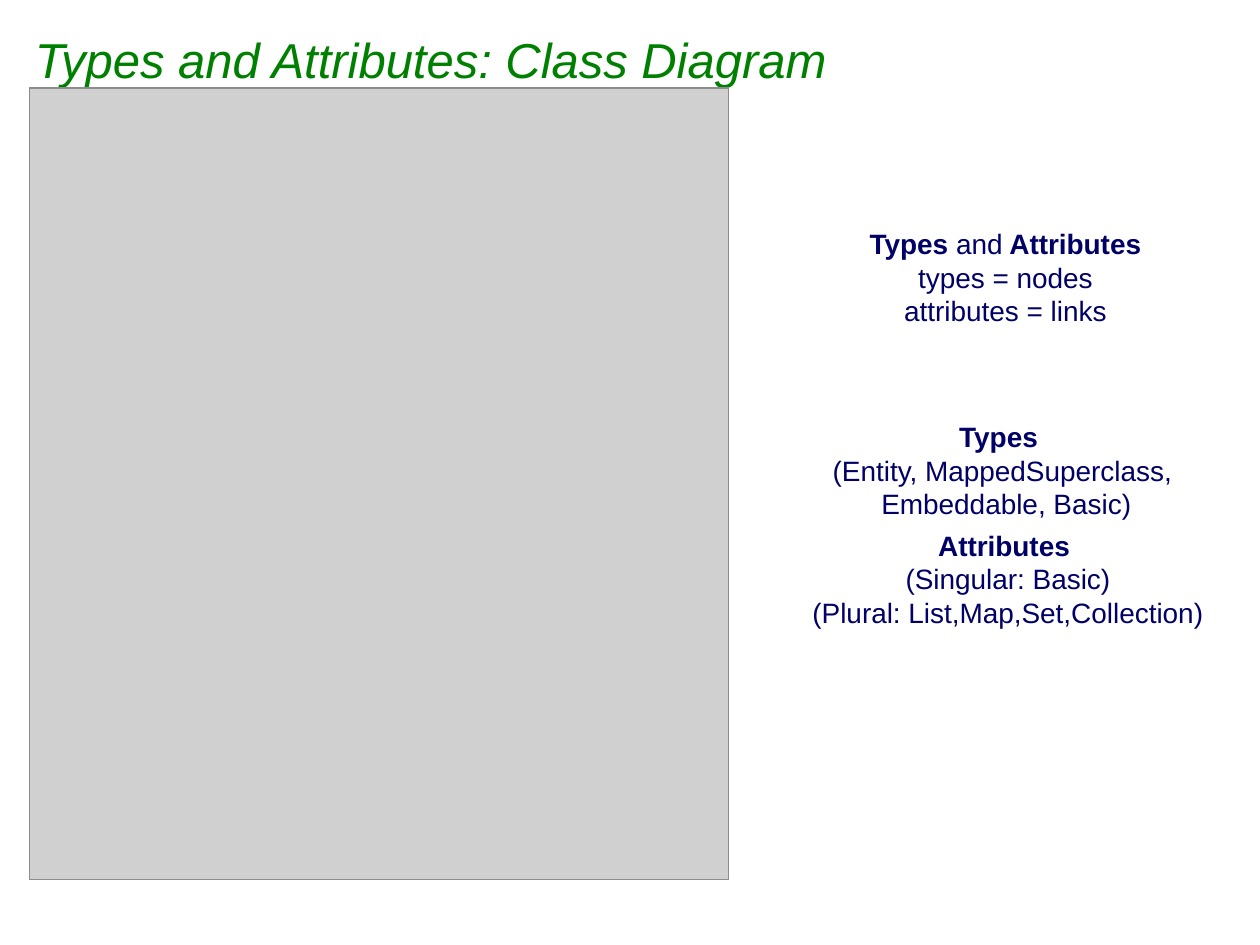
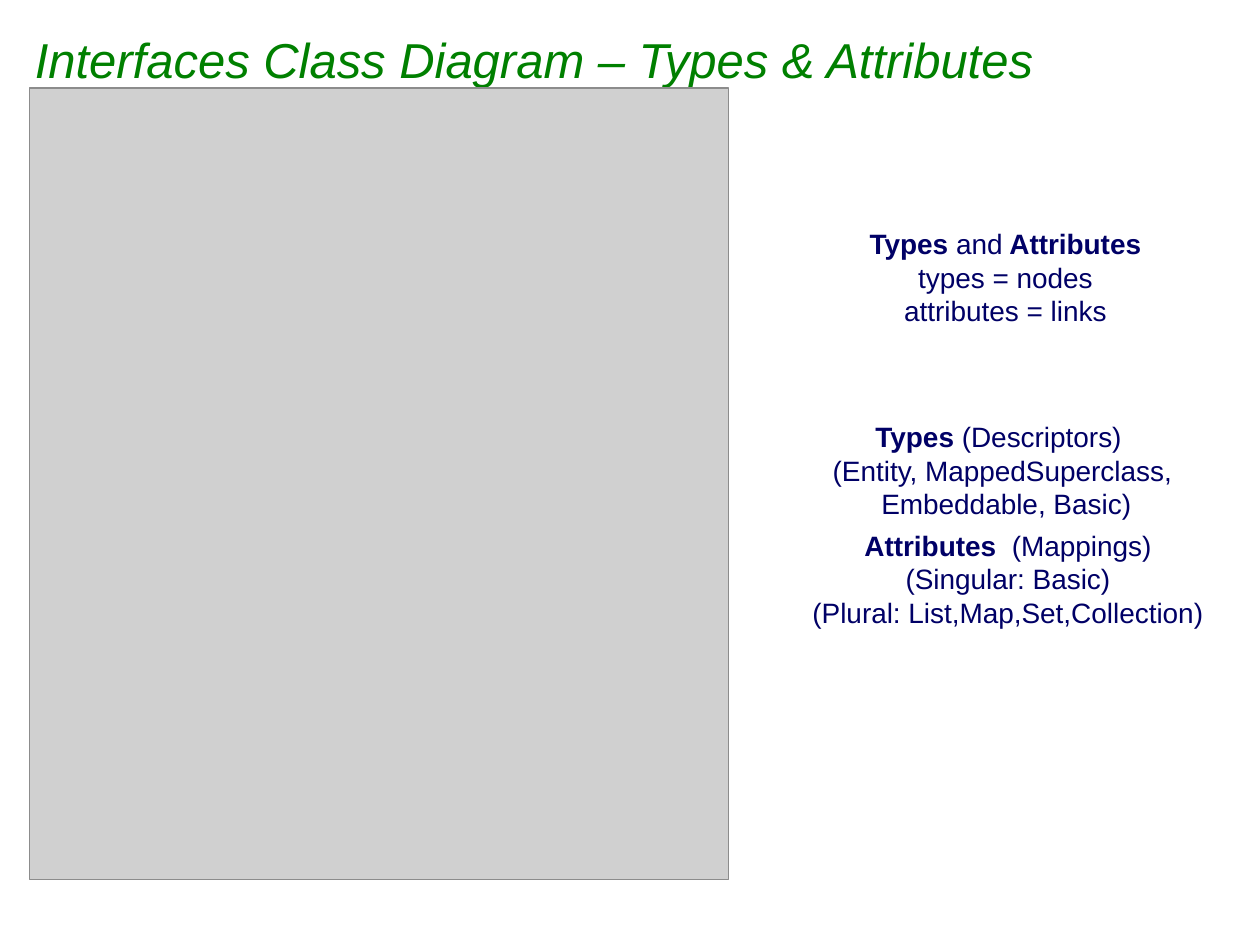
Before and after one commit to sabineheider/incubator, a slide deck: slide 8 of summit-2010/EclipseLink_JPA2_Metamodel.ppt (slide 7 before the commit). Drawn at 1260x945 pixels with LibreOffice and Linux fonts; fonts in the diff are those of the drawing; grey boxes stand for pictures; background and template pictures are left out. Boxes give left, top, right and bottom in pixels: in the first picture for what was removed or moved away, otherwise in the second. Text is boxed around its words. In the diff, an @@ line names an element or a change of style, - is before the commit and + after.

```diff
--- a/summit-2010/EclipseLink_JPA2_Metamodel.ppt
+++ b/summit-2010/EclipseLink_JPA2_Metamodel.ppt
@@ title at (x1=35, y1=42, x2=1033, y2=88): text changed @@
-Types and Attributes: Class Diagram
+Interfaces Class Diagram – Types & Attributes
@@ text at (x1=833, y1=426, x2=1172, y2=520): text changed @@
-Types
-(Entity, MappedSuperclass,
-Embeddable, Basic)
+Types (Descriptors)
+(Entity, MappedSuperclass,
+Embeddable, Basic)
@@ text at (x1=812, y1=535, x2=1203, y2=628): text changed @@
-Attributes
-(Singular: Basic)
-(Plural: List,Map,Set,Collection)
+Attributes (Mappings)
+(Singular: Basic)
+(Plural: List,Map,Set,Collection)
```
Also in this commit, not shown: 10 other slides changed, 1 slide added, 2 slides removed.
